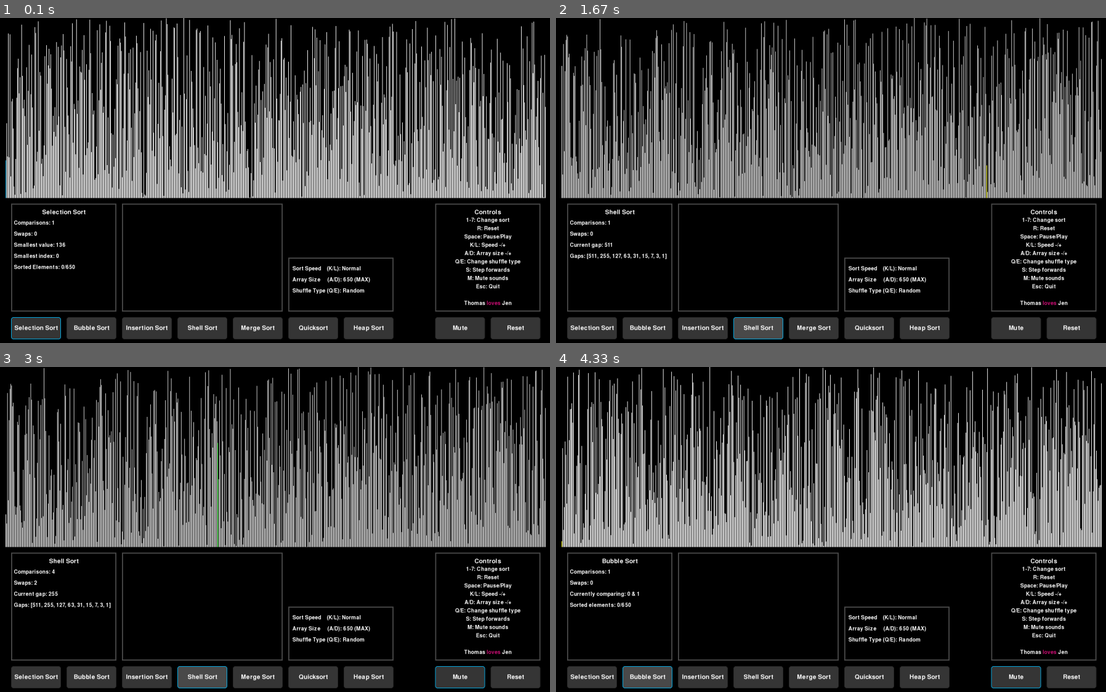
Above: before the commit, frames 1-4 (two rows, left to right).
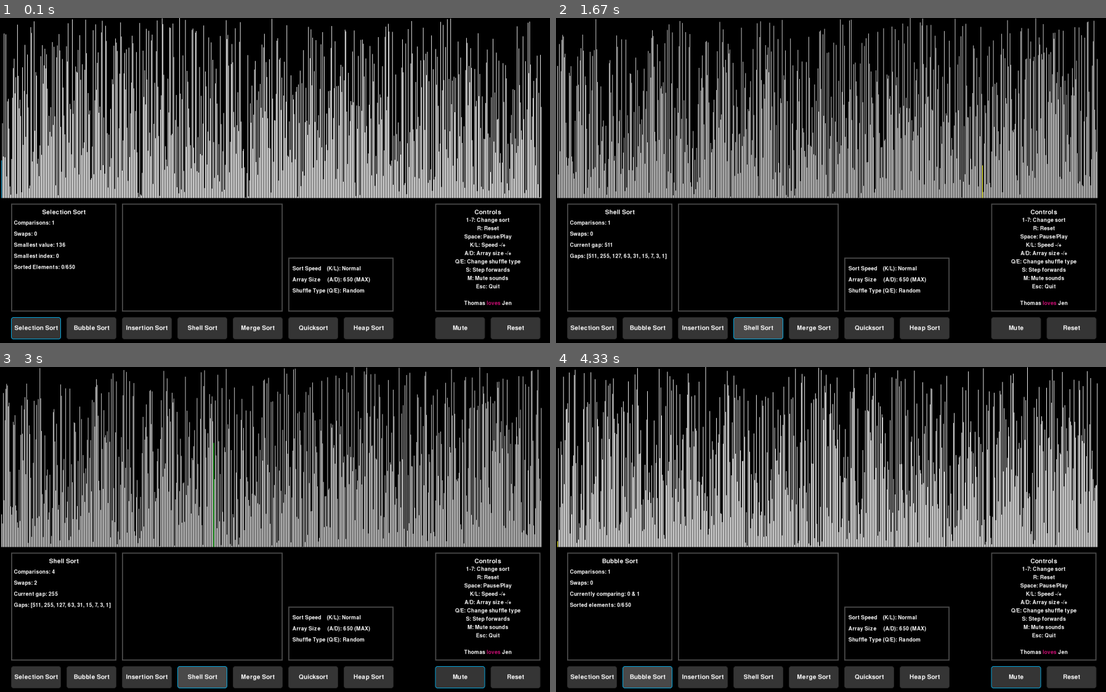
Above: after the commit, the same moments.

Repository: ThomasBrooks89/Sorting-Visualiser
Game: pygame game, started from main.py
Same seed, same stepped clock (60 frames per second), same inputs: the game is played once before the commit and once after it.
Inputs:
- Up to frame 1 (0.1 s): no input
- Up to frame 2 (1.67 s): tap 1 at 0.33 s; click "Selection Sort" at 0.72 s; tap Space at 1 s; click "Shell Sort" at 1.38 s
- Up to frame 3 (3 s): tap Space at 1.67 s; hold M 2-2.47 s; hold D 2-2.47 s; hold Space 2.5-2.97 s; hold D 2.5-2.97 s
- Up to frame 4 (4.33 s): tap 1 at 3 s; tap Space at 3.33 s; click "Bubble Sort" at 4.22 s

The runs differ from the first frame. In frame 1, 21% of the frame differs, in the area x 0-100%, y 0-56%; in frame 2, 20%; in frame 3, 21%; in frame 4, 21%.

Commit message:
centre the array to fix the bar width issue

Diff:
--- a/drawing.py
+++ b/drawing.py
@@ -13,14 +13,14 @@
     return bar_width, remaining_pixels
 
 
-def draw_array(surface, array, highlights, actions, bar_width, gap_size):
+def draw_array(surface, array, highlights, actions, bar_width, gap_size, remaining_pixels):
     colour_per_idx = {}
     for i, colour in highlights:
         colour_per_idx[i] = colour  # then anything not in the dict can default to white
 
     for i, height in enumerate(array):
         colour = colour_per_idx.get(i, "white")
-        pygame.draw.rect(surface, colour, (((i * (bar_width + gap_size) + 20)), 650-height, bar_width, height))
+        pygame.draw.rect(surface, colour, (((i * (bar_width + gap_size) + (remaining_pixels//2))), 650-height, bar_width, height))
 
 
 def draw_buttons(buttons):
--- a/main.py
+++ b/main.py
@@ -64,7 +64,7 @@
     array = sorting_logic.generate_array(1, arr_len, shuffle_type)
     sort = sorts[chosen_sort](array)
     step = next(sort)
-    drawing.draw_array(surface, step.array, step.highlights, step.actions, bar_width, gap_len)
+    drawing.draw_array(surface, step.array, step.highlights, step.actions, bar_width, gap_len, remaining_pixels)
     pygame.display.flip()
     return array, sort, step
 
@@ -77,7 +77,7 @@
 # logic vars
 arr_len = 650  # max of 650 since 650 sized bars hit the top of the screen
 gap_len = 1  #num pixels between bars
-bar_width, leftover_bar_pixels = drawing.find_bar_widths(arr_len, gap_len, WIDTH)
+bar_width, remaining_pixels = drawing.find_bar_widths(arr_len, gap_len, WIDTH)
 
 chosen_sort = "Selection Sort"
 sorts = {"Selection Sort": sorting_logic.selection_sort,
@@ -134,7 +134,7 @@
             if "pass_done" in step.actions:
                 next_iteration -= ((game_speed + 10) * 5)
 
-    drawing.draw_array(screen, step.array, step.highlights, step.actions, bar_width, gap_len)
+    drawing.draw_array(screen, step.array, step.highlights, step.actions, bar_width, gap_len, remaining_pixels)
     drawing.draw_buttons(buttons)
     drawing.draw_controls_box(screen, controls_box, controls_box_texts)
     drawing.draw_sort_info_box(screen, sort_info_box, chosen_sort_btn, step.stats, font_sml)
@@ -164,18 +164,18 @@
                 new_step = next(sort, None)
                 if new_step is not None:
                     step = new_step
-                drawing.draw_array(screen, step.array, step.highlights, step.actions, bar_width, gap_len)
+                drawing.draw_array(screen, step.array, step.highlights, step.actions, bar_width, gap_len, remaining_pixels)
             elif event.key == pygame.K_m:
                 muted = mute_button_pressed(btn_mute)
             elif event.key == pygame.K_a:
                 if arr_len > 50:
                     arr_len -= 50
-                    bar_width, leftover_bar_pixels = drawing.find_bar_widths(arr_len, gap_len, WIDTH)
+                    bar_width, remaining_pixels = drawing.find_bar_widths(arr_len, gap_len, WIDTH)
                     array, sort, step = reset_sort(screen, chosen_sort, arr_len, shuffle_type)
             elif event.key == pygame.K_d:
                 if arr_len < 650:
                     arr_len += 50
-                    bar_width, leftover_bar_pixels = drawing.find_bar_widths(arr_len, gap_len, WIDTH)
+                    bar_width, remaining_pixels = drawing.find_bar_widths(arr_len, gap_len, WIDTH)
                     array, sort, step = reset_sort(screen, chosen_sort, arr_len, shuffle_type)
             elif event.key == pygame.K_q:
                 shuffle_type = shuffle_prev[shuffle_type]
